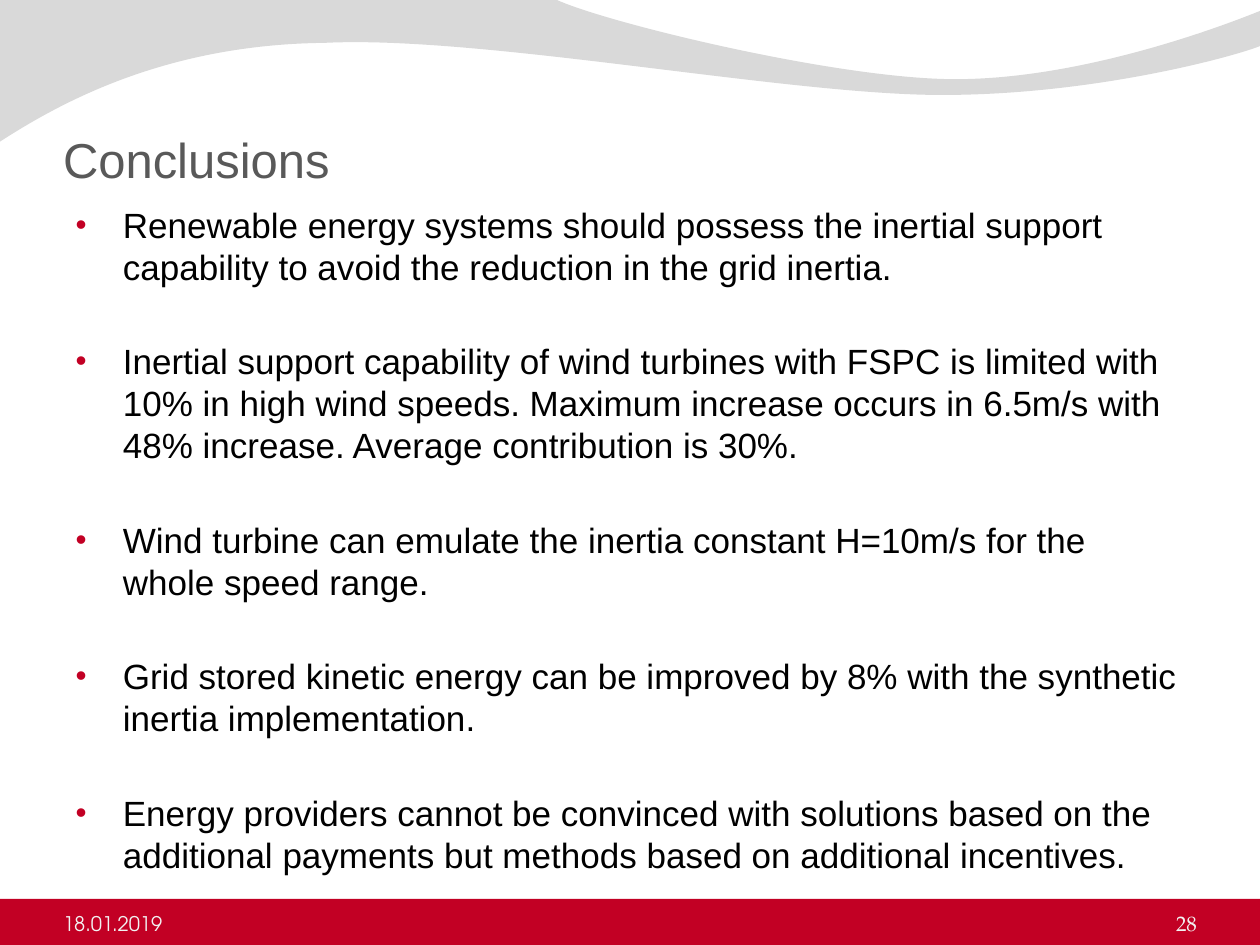
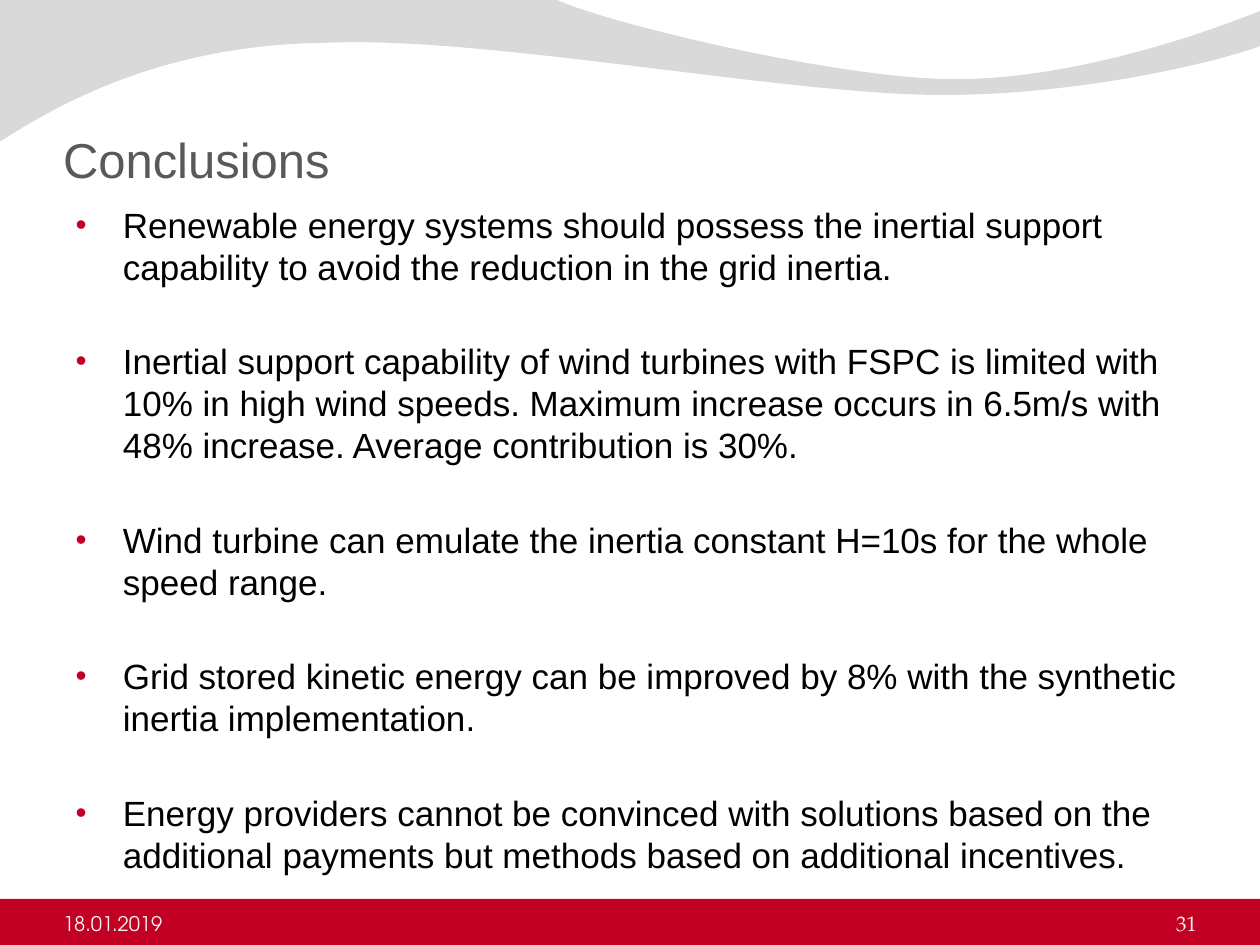
Before and after one commit to ErencanDuymaz/Research, a slide deck: slide 31 of Thesis/Thesis Defence/Erencan_Duymaz_thesis_defence.pptx (slide 28 before the commit). Drawn at 1260x945 pixels with LibreOffice and Linux fonts; fonts in the diff are those of the drawing; background and template pictures are left out. Boxes give left, top, right and bottom in pixels: in the first picture for what was removed or moved away, otherwise in the second. Text is boxed around its words. In the diff, an @@ line names an element or a change of style, - is before the commit and + after.

```diff
--- a/Thesis/Thesis Defence/Erencan_Duymaz_thesis_defence.pptx
+++ b/Thesis/Thesis Defence/Erencan_Duymaz_thesis_defence.pptx
@@ text at box(123, 527, 1148, 602): text changed @@
-• Wind turbine can emulate the inertia constant H=10m/s for the whole speed range.
+• Wind turbine can emulate the inertia constant H=10s for the whole speed range.
@@ page number at box(1176, 916, 1197, 932): text changed @@
-28
+31
```
Also in this commit, not shown: 6 other slides changed, 3 slides added, 6 other files.
